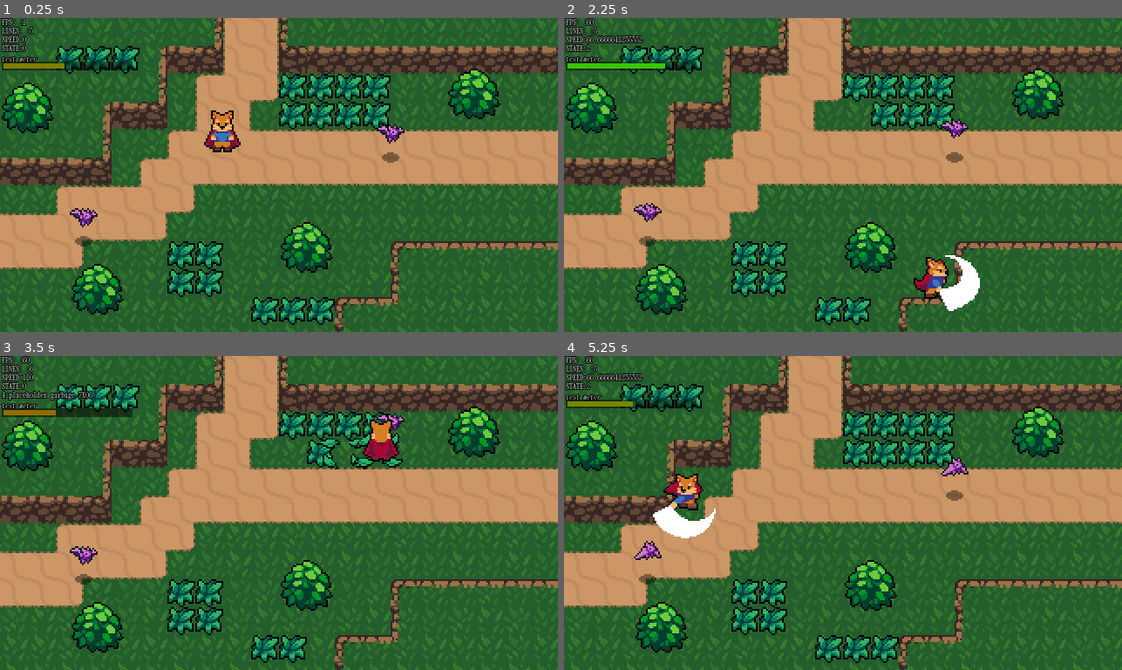
Above: before the commit, frames 1-4 (two rows, left to right).
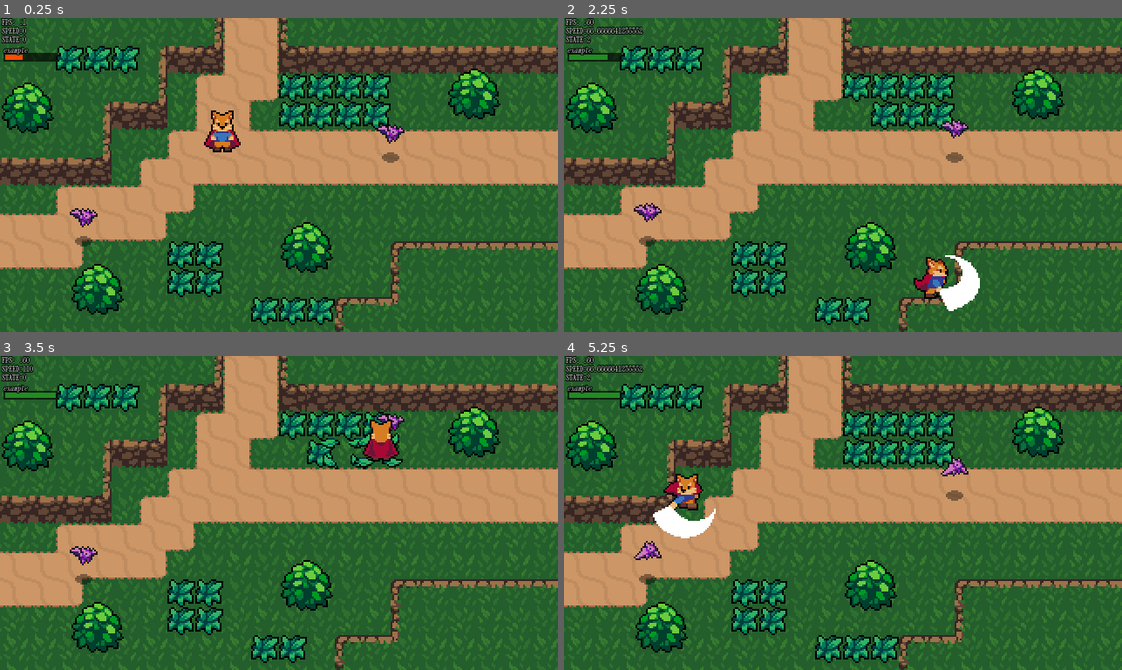
Above: after the commit, the same moments.

Repository: surrealsymmetry/Heartbeast_td_arpg
Game: Godot game, scene res://world.tscn
The game is run twice, just before and just after one commit, with the same random seed, the same clock (stepped at 60 frames per second) and the same inputs.
Inputs (mouse positions are in pixels of both pictures, inside the frame that each line leads up to):
- Up to frame 1 (0.25 s): no input
- Up to frame 2 (2.25 s): move the mouse to (965, 159) at 0.52 s; hold Right (ui_right) 0.53-1.28 s; tap Space (attack) at 0.6, 2.1 s; move the mouse to (731, 190) at 1.27 s; hold Down (ui_down) 1.28-2.03 s; tap Shift (roll) at 1.35 s; move the mouse to (898, 105) at 2.02 s; hold Right (ui_right) from 2.03 s (still down)
- Up to frame 3 (3.5 s): move the mouse to (251, 575) at 2.77 s; release Right (ui_right) at 2.78 s; hold Up (ui_up) from 2.78 s (still down); tap Shift (roll) at 2.85 s
- Up to frame 4 (5.25 s): move the mouse to (1010, 560) at 3.52 s; release Up (ui_up) at 3.53 s; hold Left (ui_left) 3.53-5.03 s; tap Space (attack) at 3.6, 5.1 s; tap 5 (_debugReset) at 4.15 s; move the mouse to (675, 465) at 4.27 s; tap Shift (roll) at 4.35 s; move the mouse to (870, 513) at 5.02 s; hold Down (ui_down) from 5.03 s (still down)

The runs differ from the first frame. In frame 1, 1.1% of the frame differs, in the area x 0-24%, y 2-17%; in frame 2, 1.5%; in frame 3, 1.4%; in frame 4, 1.5%.

Commit message:
refactor meter to node

Diff:
--- a/UI/meter.gd
+++ b/UI/meter.gd
@@ -1,51 +1,67 @@
 extends Node2D
 
+var parent :Node
+var test_value :float = Util.random_float_normal()
+
+var pos :Vector2
+var size :Vector2
+
+var pad :Vector2 = Vector2(1, 1)
+
+var bg_color :Color = Color(0, 0, 0, 0.65)
+#var fg_color_low = Color.from_hsv(0.0, 1.0, 1.0, 1.0)
+#var fg_color_high = Color.from_hsv(100.0, 1.0, 0.8, 1.0)
+var hue :float
+var gradient :Gradient
+
+var font :Font = load("res://Fonts/XanhMono-Italic.otf")
+var font_size :int = 4
+
+var _decreasing :bool = false
+var _cycles_per_second = 0.2
 
 # Called when the node enters the scene tree for the first time.
 func _ready() -> void:
-	pass # Replace with function body.
+	gradient = Gradient.new()
 
+	gradient.set_color(0, Color.RED)
+	gradient.set_color(1, Color.FOREST_GREEN)
+
+	gradient.add_point(0.15, Color.RED)
+	gradient.add_point(0.35, Color.ORANGE_RED)
+	gradient.add_point(0.45, Color.DARK_ORANGE)
+	gradient.add_point(0.75, Color.FOREST_GREEN)
+
+	for i in range(0, gradient.get_point_count() - 1):
+		print("%s: %s" % [i, gradient.get_color(i)])
+
+
+	parent = get_parent()
+	size = get_size()
 
 # Called every frame. 'delta' is the elapsed time since the previous frame.
 func _process(delta: float) -> void:
-	pass
+	pos = parent.get_placement( )
+	_test_range( delta )
+	queue_redraw()
 
-func draw_meter(text, f):
-	pass
-#	var bg_color :Color = Color(0, 0, 0, 0.5)
-#	var fg_color :Color = Color.RED.lerp(Color.GREEN, f)
-#	var pad = 1
-#	var w = 75
-#
-#	var line_count = label.get_line_count()
-#	var line_height = label.get_line_height()
-#	data.merge({"LINES: ": line_count}, true)
-#
-#	var x = label.position.x
-#	var y = line_height * line_count
-#
-#	var meter_text_pos = Vector2(x, y)
-#
-#	var range :Vector2 = Vector2(0, 1)
-#
-#	draw_rect(
-#		Rect2(
-#			x,
-#			y,
-#			w,
-#			line_height
-#		),
-#		bg_color
-#	)
-#	draw_rect(
-#		Rect2(
-#			x + pad,
-#			y + pad,
-#			w * f - pad * 2,
-#			line_height - pad * 2
-#		),
-#		fg_color
-#	)
-#
-#	draw_string_outline(font, meter_text_pos, text, HORIZONTAL_ALIGNMENT_LEFT, -1, 4, 2, Color.BLACK)
-#	draw_string(font, meter_text_pos, text, HORIZONTAL_ALIGNMENT_LEFT, -1, 4 )
+func _draw():
+	draw_rect( Rect2(pos,size + pad), bg_color )
+	draw_rect( Rect2(pos + pad, Vector2(size.x * test_value,  size.y) - pad),  gradient.sample(test_value))
+
+	draw_string_outline( font, pos, "example", HORIZONTAL_ALIGNMENT_LEFT, -1, font_size, 2, Color.BLACK )
+	draw_string( font, pos, "example", HORIZONTAL_ALIGNMENT_LEFT, -1, font_size )
+
+func get_size() -> Vector2:
+	var h = font.get_height(font_size)
+	return Vector2(30, h - pad.y)
+
+func _test_range( delta ) -> void:
+	if not _decreasing:
+		test_value += _cycles_per_second * delta
+	else:
+		test_value -= _cycles_per_second * delta
+	if test_value <= 0.0:
+		_decreasing = false
+	if test_value >= 1.0:
+		_decreasing = true
--- a/_DebugHUD.gd
+++ b/_DebugHUD.gd
@@ -1,15 +1,26 @@
 extends Node2D
 
 var data = {}
+var speed_meter = Node
 
+@onready var label 	: Node = $"Control/Label 1"
+@onready var player : CharacterBody2D = get_tree().get_root().get_node("World/Player")
+@onready var meter_scene :PackedScene = load("res://UI/meter.tscn")
 
-@onready var label : Node = $"Control/Label 1"
-@onready var player : CharacterBody2D = get_tree().get_root().get_node("World/Player")
-
-@export var font : Font
 
 # VIRTUAL FUNCTIONS#
 ####################
+func _ready() -> void:
+	speed_meter = meter_scene.instantiate()
+	add_child(speed_meter)
+
+#	var line_count = label.get_line_count()
+#	var line_height = label.get_line_height()
+#	data.merge({"LINES: ": line_count}, true)
+#
+#	var x = label.position.x
+#	var y = line_height * line_count
+
 func _process(delta: float) -> void:
 	data.merge( {
 			"FPS: ": Engine.get_frames_per_second(),
@@ -17,11 +28,11 @@
 		}, true
 	)
 
-	test_label_adding( delta )
+#	test_label_adding( delta )
 	queue_redraw()
 
-func _draw() -> void:
-	draw_meter("test meter", Util.random_float_normal())
+#func _draw() -> void:
+#	draw_meter("test meter", Util.random_float_normal())
 
 func _on_player_debug( dict: Dictionary ) -> void:
 	data.merge( dict, true )
@@ -36,45 +47,48 @@
 	for key in sorted_keys:
 		label.text += "\n%s:\t%s" % [key, data[key]]
 
-
-func draw_meter(text, f):
-	var bg_color :Color = Color(0, 0, 0, 0.5)
-	var fg_color :Color = Color.RED.lerp(Color.GREEN, f)
-	var pad = 1
-	var w = 75
-
-	var line_count = label.get_line_count()
-	var line_height = label.get_line_height()
-	data.merge({"LINES: ": line_count}, true)
-
-	var x = label.position.x
-	var y = line_height * line_count
-
-	var meter_text_pos = Vector2(x, y)
-
-	var range :Vector2 = Vector2(0, 1)
-
-	draw_rect(
-		Rect2(
-			x,
-			y,
-			w,
-			line_height
-		),
-		bg_color
-	)
-	draw_rect(
-		Rect2(
-			x + pad,
-			y + pad,
-			w * f - pad * 2,
-			line_height - pad * 2
-		),
-		fg_color
-	)
-
-	draw_string_outline(font, meter_text_pos, text, HORIZONTAL_ALIGNMENT_LEFT, -1, 4, 2, Color.BLACK)
-	draw_string(font, meter_text_pos, text, HORIZONTAL_ALIGNMENT_LEFT, -1, 4 )
+func get_placement():
+	var y = label.get_line_count() * label.get_line_height()
+	var x = 2
+	return Vector2(x, y)
+#func draw_meter(text, f):
+#	var bg_color :Color = Color(0, 0, 0, 0.5)
+#	var fg_color :Color = Color.RED.lerp(Color.GREEN, f)
+#	var pad = 1
+#	var w = 75
+#
+#	var line_count = label.get_line_count()
+#	var line_height = label.get_line_height()
+#	data.merge({"LINES: ": line_count}, true)
+#
+#	var x = label.position.x
+#	var y = line_height * line_count
+#
+#	var meter_text_pos = Vector2(x, y)
+#
+#	var range :Vector2 = Vector2(0, 1)
+#
+#	draw_rect(
+#		Rect2(
+#			x,
+#			y,
+#			w,
+#			line_height
+#		),
+#		bg_color
+#	)
+#	draw_rect(
+#		Rect2(
+#			x + pad,
+#			y + pad,
+#			w * f - pad * 2,
+#			line_height - pad * 2
+#		),
+#		fg_color
+#	)
+#
+#	draw_string_outline(font, meter_text_pos, text, HORIZONTAL_ALIGNMENT_LEFT, -1, 4, 2, Color.BLACK)
+#	draw_string(font, meter_text_pos, text, HORIZONTAL_ALIGNMENT_LEFT, -1, 4 )
 
 var _time_since_new_label :float = 0
 func test_label_adding(delta):
--- a/world.tscn
+++ b/world.tscn
@@ -8,7 +8,6 @@
 [ext_resource type="PackedScene" uid="uid://w2dnopfx21se" path="res://World/grass.tscn" id="6_o1p76"]
 [ext_resource type="PackedScene" uid="uid://cdt732lipwygo" path="res://Enemies/bat.tscn" id="7_a4uje"]
 [ext_resource type="Script" path="res://_DebugHUD.gd" id="8_hposn"]
-[ext_resource type="FontFile" uid="uid://dcowbm1y5s83t" path="res://Fonts/XanhMono-Italic.otf" id="9_1etgu"]
 [ext_resource type="FontFile" uid="uid://b6t0rmwuv77xn" path="res://Fonts/XanhMono-Regular_0.ttf" id="10_6hgfv"]
 
 [sub_resource type="TileSetAtlasSource" id="TileSetAtlasSource_m8kwu"]
@@ -953,7 +952,6 @@
 [node name="_DebugHUD" type="Node2D" parent="."]
 z_index = 1
 script = ExtResource("8_hposn")
-font = ExtResource("9_1etgu")
 
 [node name="Control" type="Control" parent="_DebugHUD"]
 layout_mode = 3
Not shown: 1 places in world.tscn that only renumber resources
